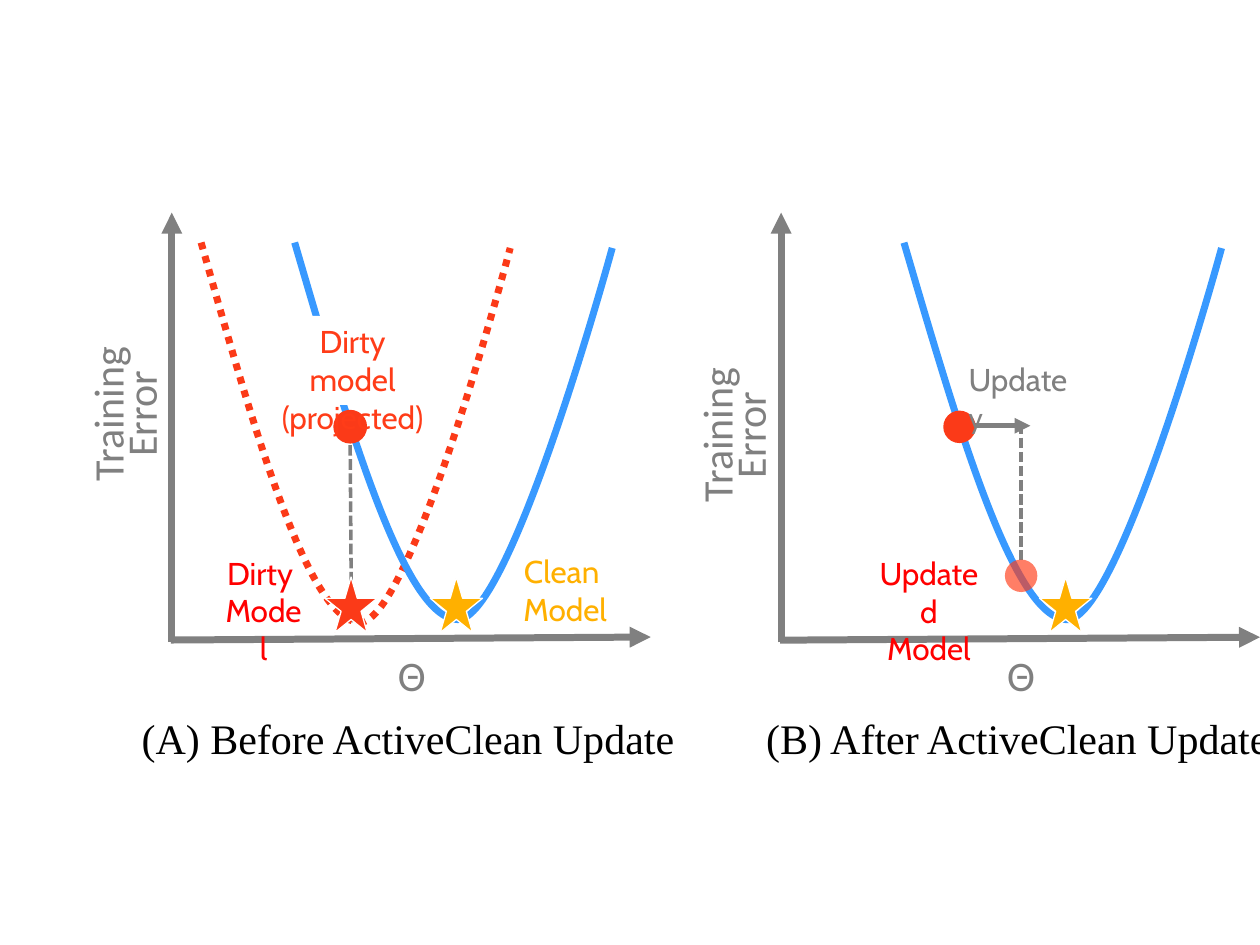
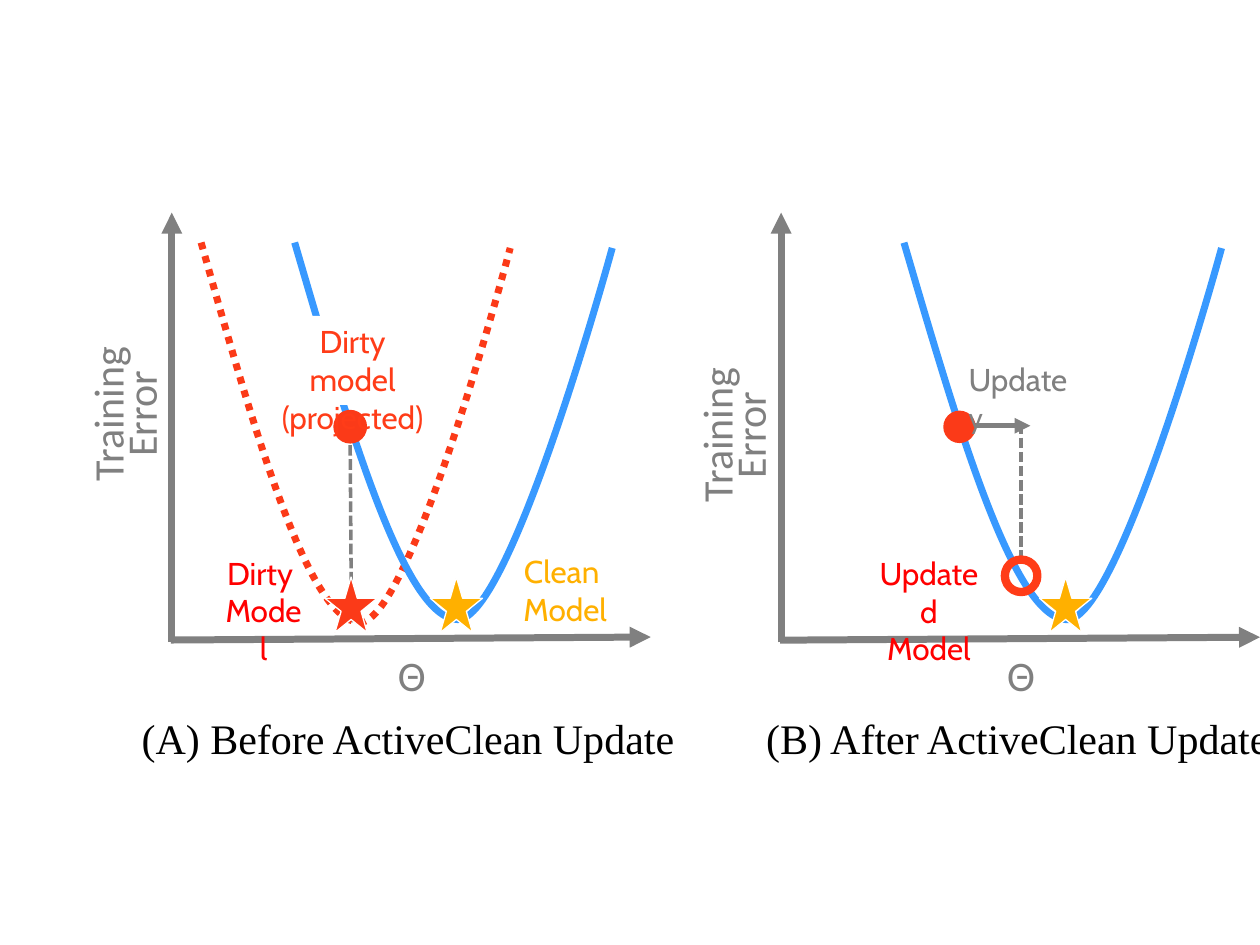
Before and after one commit to sjyk/sampleml, a slide deck: slide 14 of figs/figs.pptx. Drawn at 1260x945 pixels with LibreOffice and Linux fonts; fonts in the diff are those of the drawing. Boxes give left, top, right and bottom in pixels: in the first picture for what was removed or moved away, otherwise in the second. Text is boxed around its words. In the diff, an @@ line names an element or a change of style, - is before the commit and + after.

```diff
--- a/figs/figs.pptx
+++ b/figs/figs.pptx
@@ ellipse at (1005, 559, 1038, 592): fill #FF3C18 at 66% opacity to none; outline none to #FF3C18 4.75 pt @@
```
Also in this commit, not shown: 1 other slide changed, 6 other files.
